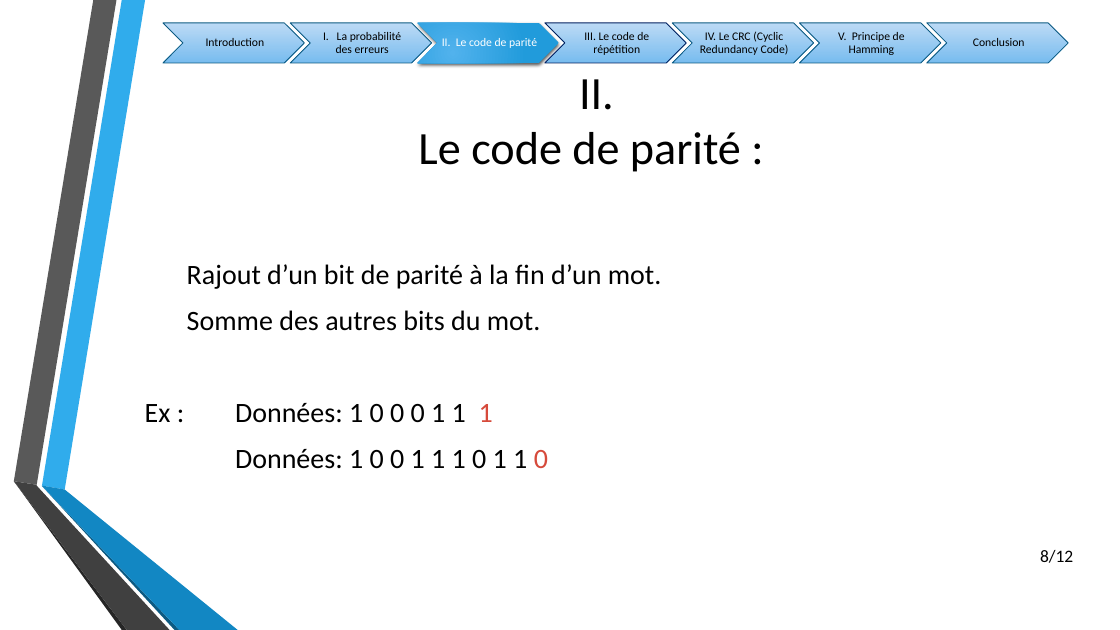
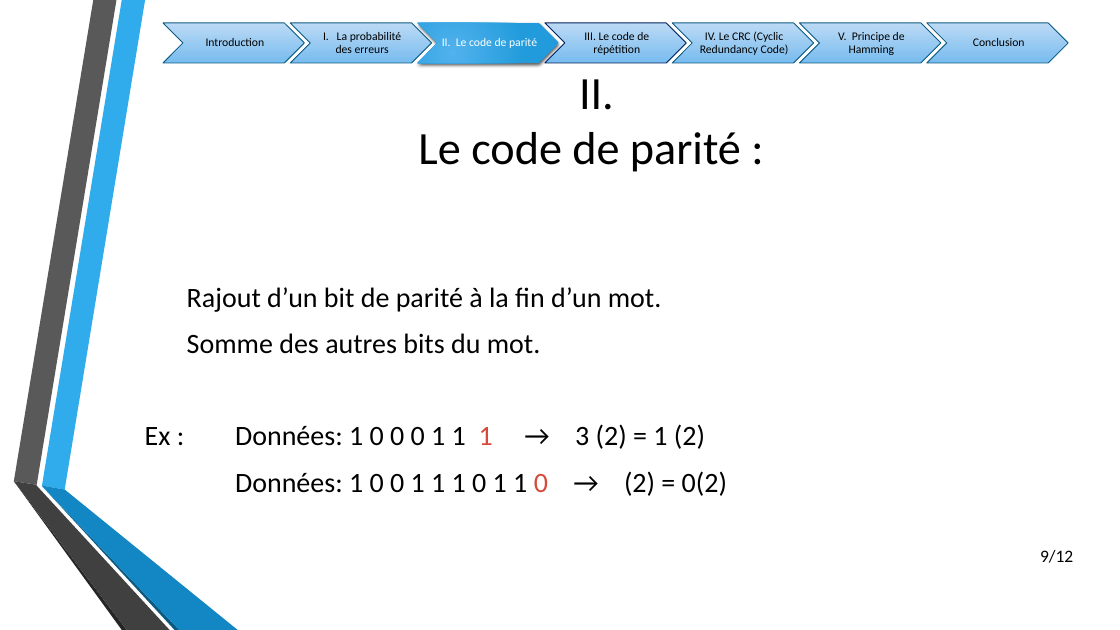
Before and after one commit to Guyoms/PTUT2016, a slide deck: slide 9 of SOUTENANCE/Modélisations Mathématiques.pptx (slide 8 before the commit). Drawn at 1120x630 pixels with LibreOffice and Linux fonts; fonts in the diff are those of the drawing; background and template pictures are left out. Boxes give left, top, right and bottom in pixels: in the first picture for what was removed or moved away, otherwise in the second. Text is boxed around its words. In the diff, an @@ line names an element or a change of style, - is before the commit and + after.

Commit message:
Modif intro/code parité samer

```diff
--- a/SOUTENANCE/Modélisations Mathématiques.pptx
+++ b/SOUTENANCE/Modélisations Mathématiques.pptx
@@ text at [145,424,727,496]: text changed @@
-Ex : Données: 1 0 0 0 1 1 1
-Données: 1 0 0 1 1 1 0 1 1 0
+Ex : Données: 1 0 0 0 1 1 1 → 3 (2) = 1 (2)
+Données: 1 0 0 1 1 1 0 1 1 0 → (2) = 0(2)
@@ page number at [1040,550,1073,563]: text changed @@
-8/12
+9/12
```
Also in this commit, not shown: 2 other slides changed, 1 slide added.
